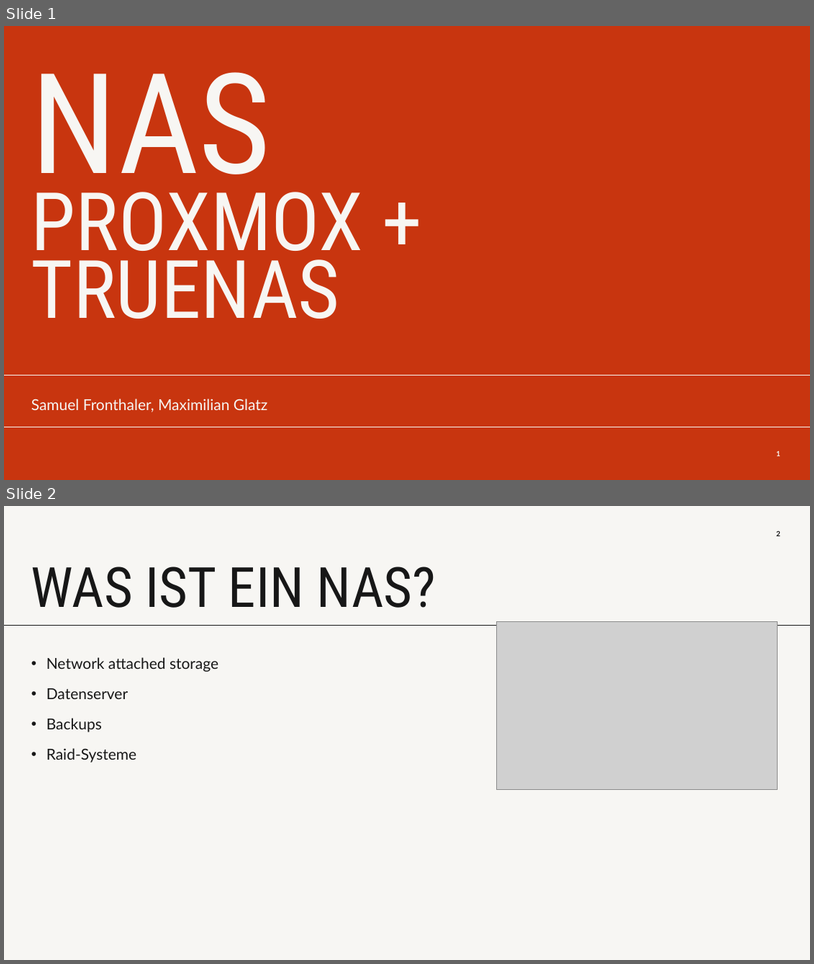
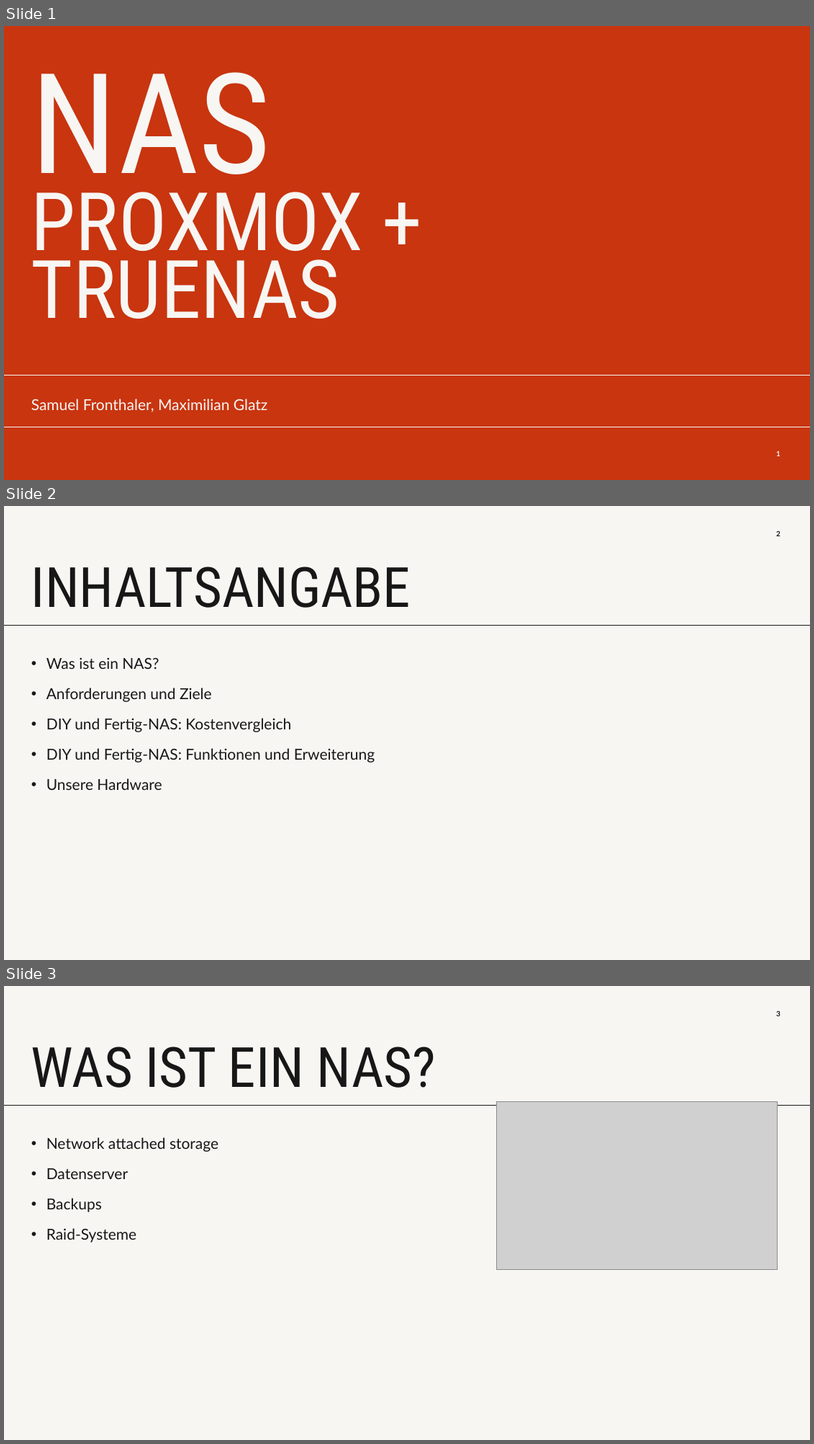
Before and after one commit to codesamu/HTL5, a slide deck: Labor/Signitzer/nas.pptx. Shown one above the other, each under a label of ours: slides 1 and 2 before the commit, slides 1, 2 and 3 after it. The pictures are 814x964 and 814x1444 pixels, drawn with LibreOffice and Linux fonts; fonts in the diff are those of the drawing; grey boxes stand for pictures. Boxes give left, top, right and bottom in pixels: in the first picture for what was removed or moved away, otherwise in the second. Text is boxed around its words. In the diff, an @@ line names an element or a change of style, - is before the commit and + after.

Commit message:
Inhaltsangabe pptx + mathe

```diff
--- a/Labor/Signitzer/nas.pptx
+++ b/Labor/Signitzer/nas.pptx
@@ slide 2 added at bbox=[4, 506, 810, 960], background #F7F6F3; not listed: 1 template element that a slide beside it also shows @@
@@ page number added at bbox=[777, 531, 781, 536], 8.5 pt, text #171717, bold @@
+2
@@ title added at bbox=[31, 566, 411, 608], 66 pt, text #171717 @@
+INHALTSANGABE
@@ text added at bbox=[46, 657, 375, 790], 18 pt, text #171717 @@
+• Was ist ein NAS?
+• Anforderungen und Ziele
+• DIY und Fertig-NAS: Kostenvergleich
+• DIY und Fertig-NAS: Funktionen und Erweiterung
+• Unsere Hardware
@@ what was slide 2 is now slide 3 @@
```
Also in this commit, not shown: 1 other slide added, 4 other files.
